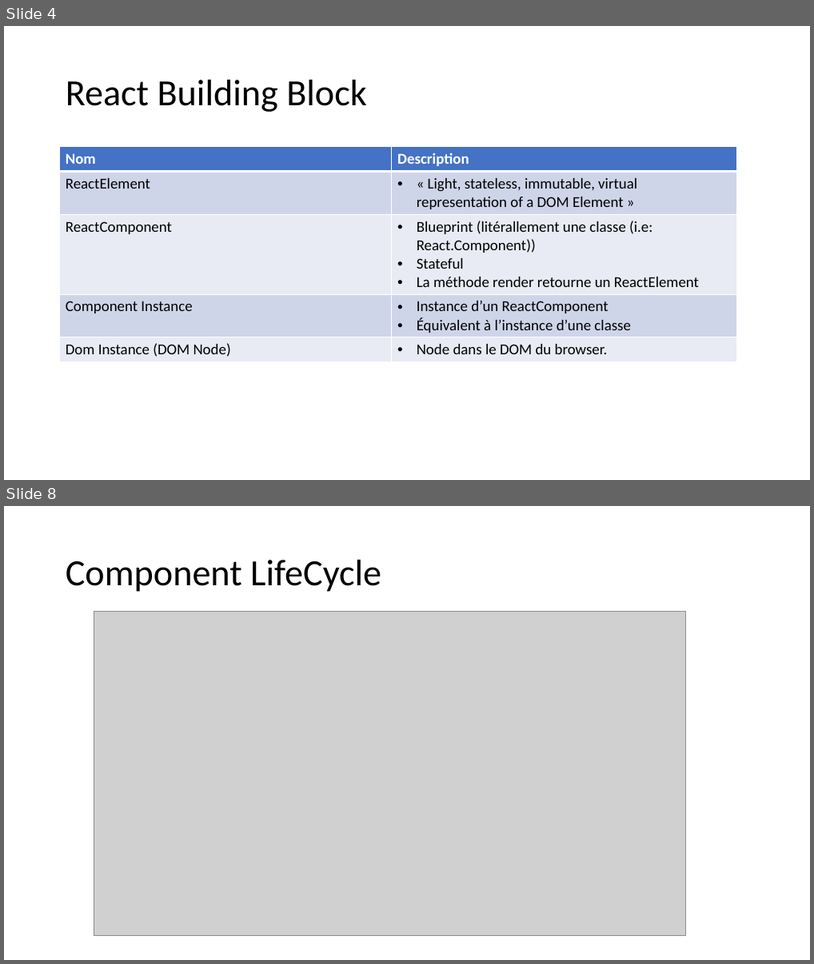
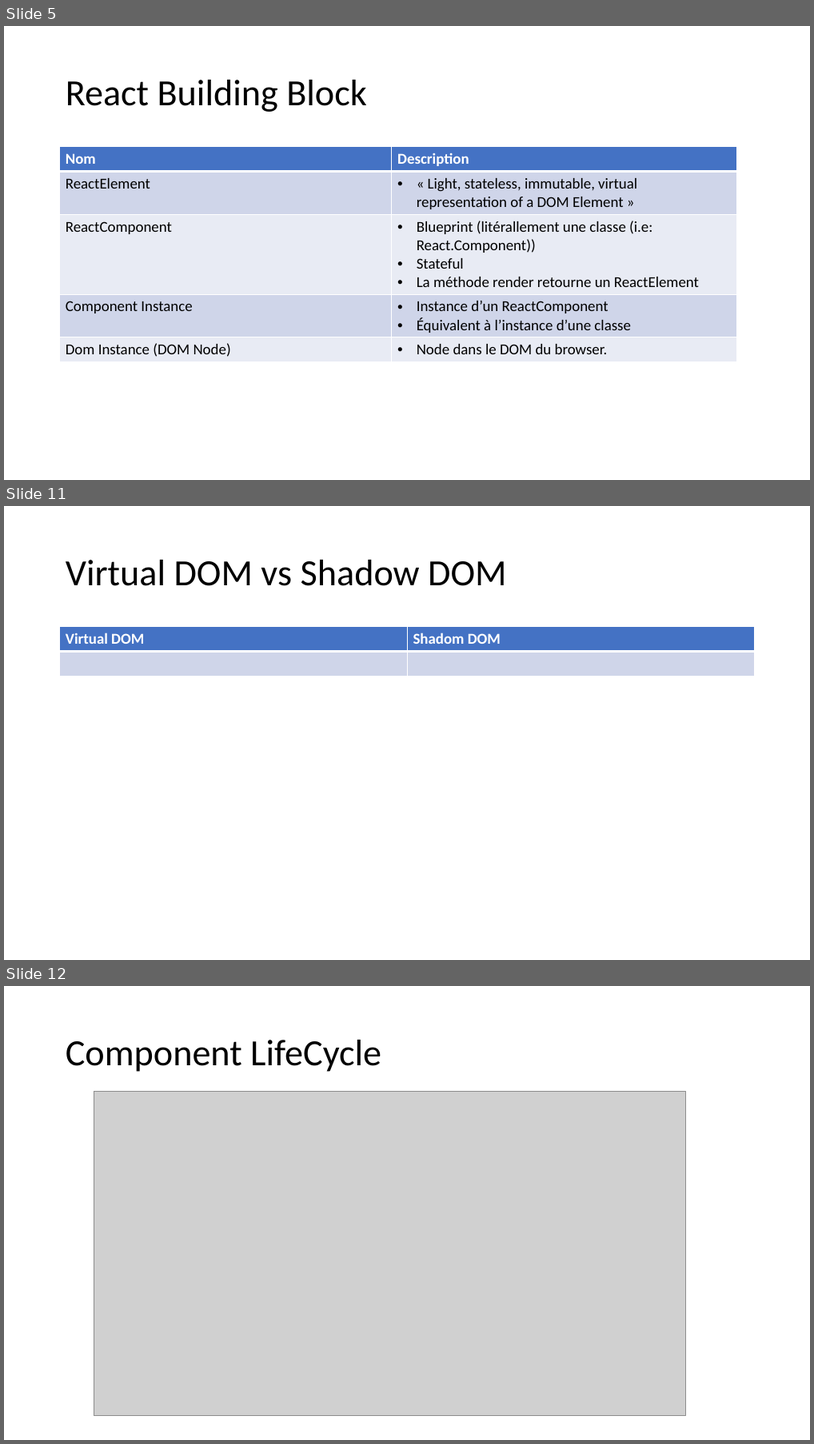
Before and after one commit to samuelgaudreau/formation-front-end-3, a slide deck: part-2/React-Perfo.pptx. Shown one above the other, each under a label of ours: slides 4 and 8 before the commit, slides 5, 11 and 12 after it; the slides between them are not shown. The pictures are 814x964 and 814x1444 pixels, drawn with LibreOffice and Linux fonts; fonts in the diff are those of the drawing; grey boxes stand for pictures. Boxes give left, top, right and bottom in pixels: in the first picture for what was removed or moved away, otherwise in the second. Text is boxed around its words. In the diff, an @@ line names an element or a change of style, - is before the commit and + after.

```diff
--- a/part-2/React-Perfo.pptx
+++ b/part-2/React-Perfo.pptx
@@ slide 11 added at (4,506,810,960), background #FFFFFF @@
@@ title added at (66,560,506,586), 44 pt, text #000000 @@
+Virtual DOM vs Shadow DOM
@@ table added at (60,627,755,676), 2 rows, 2 columns @@
+Virtual DOM | Shadom DOM
+ | 
@@ what was slide 4 is now slide 5 @@
@@ what was slide 8 is now slide 12 @@
```
Also in this commit, not shown: 4 slides changed, 5 other slides added, 2 slides removed.
